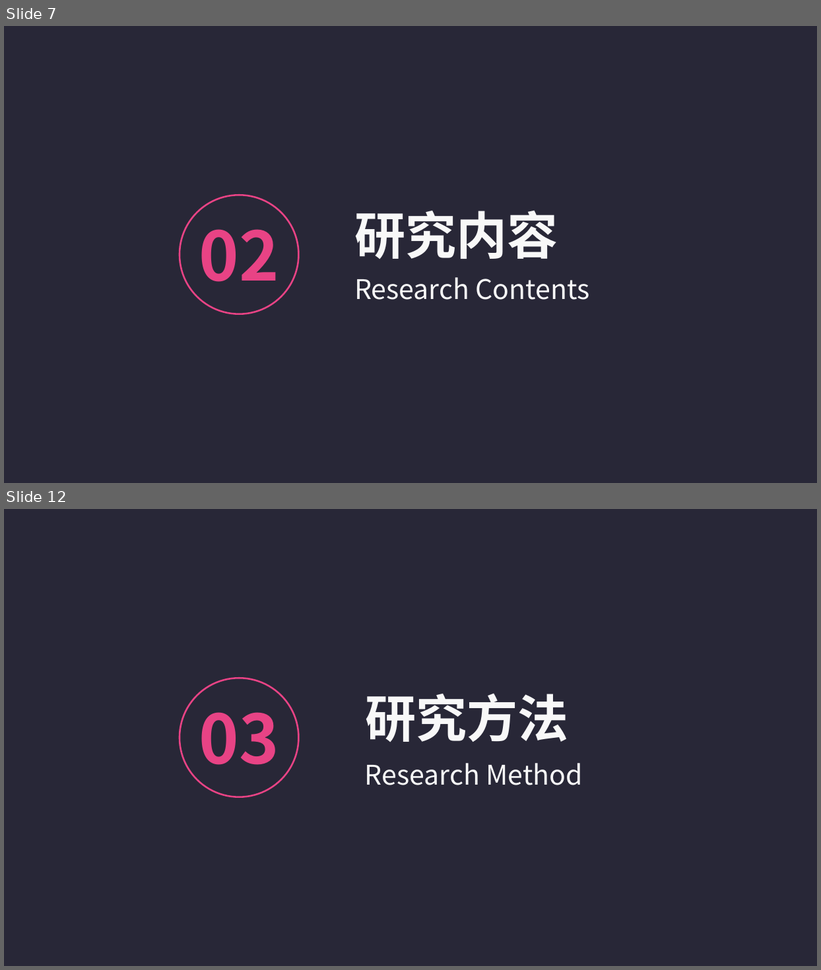
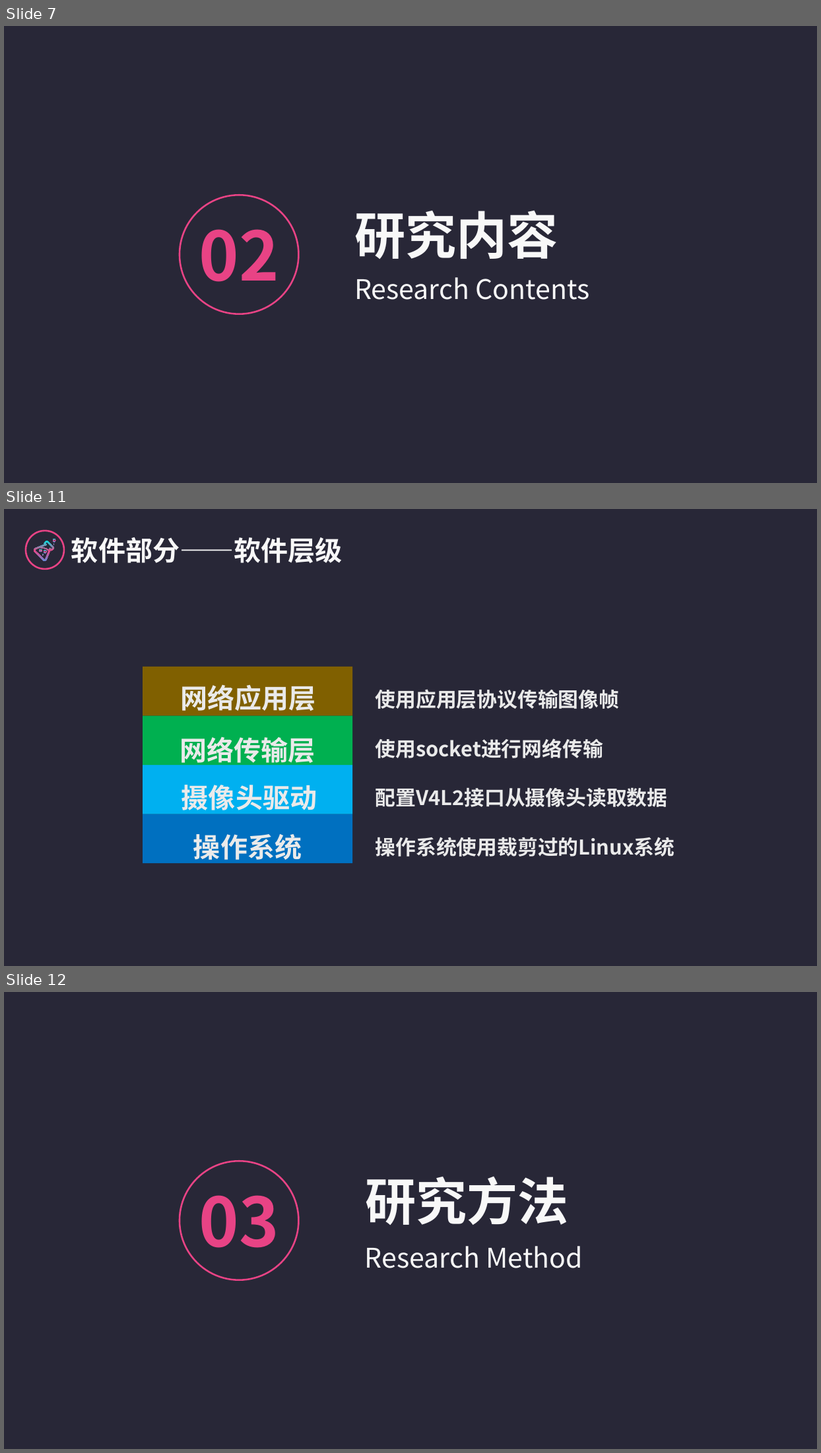
Before and after one commit to logic-basic/Graduation_Project, a slide deck: 答辩演示-党家翮.pptx. Shown one above the other, each under a label of ours: slides 7 and 12 before the commit, slides 7, 11 and 12 after it; the slides between them are not shown. The pictures are 821x970 and 821x1453 pixels, drawn with LibreOffice and Linux fonts; fonts in the diff are those of the drawing. Boxes give left, top, right and bottom in pixels: in the first picture for what was removed or moved away, otherwise in the second. Text is boxed around its words. In the diff, an @@ line names an element or a change of style, - is before the commit and + after.

```diff
--- a/答辩演示-党家翮.pptx
+++ b/答辩演示-党家翮.pptx
@@ slide 11 added at box(4, 509, 817, 966), background #FFFFFF; not listed: 1 template element that a slide beside it also shows @@
@@ group added at box(26, 531, 64, 569): 6 freeform shapes, 1 ellipse @@
@@ text added at box(71, 537, 343, 563), 32 pt, text #F8F8F8, bold @@
+软件部分——软件层级
@@ rectangle added at box(143, 666, 353, 716), fill #806000 @@
@@ text added at box(180, 685, 316, 711), 32 pt, text #EAEAEA, bold @@
+网络应用层
@@ text added at box(376, 689, 620, 709), 24 pt, text #EAEAEA, bold @@
+使用应用层协议传输图像帧
@@ rectangle added at box(143, 716, 353, 765), fill #00B050 @@
@@ text added at box(180, 737, 315, 768), 32 pt, text #EAEAEA, bold @@
+网络传输层
@@ text added at box(376, 739, 603, 758), 24 pt, text #EAEAEA, bold @@
+使用socket进行网络传输
@@ rectangle added at box(143, 765, 353, 815), fill #00B0F0 @@
@@ text added at box(182, 785, 317, 815), 32 pt, text #EAEAEA, bold @@
+摄像头驱动
@@ text added at box(376, 788, 668, 807), 24 pt, text #EAEAEA, bold @@
+配置V4L2接口从摄像头读取数据
@@ rectangle added at box(143, 815, 353, 864), fill #0070C0 @@
@@ text added at box(193, 834, 302, 865), 32 pt, text #EAEAEA, bold @@
+操作系统
@@ text added at box(376, 837, 675, 857), 24 pt, text #EAEAEA, bold @@
+操作系统使用裁剪过的Linux系统
```
Also in this commit, not shown: 6 slides changed, 6 other slides added, 6 slides removed.
